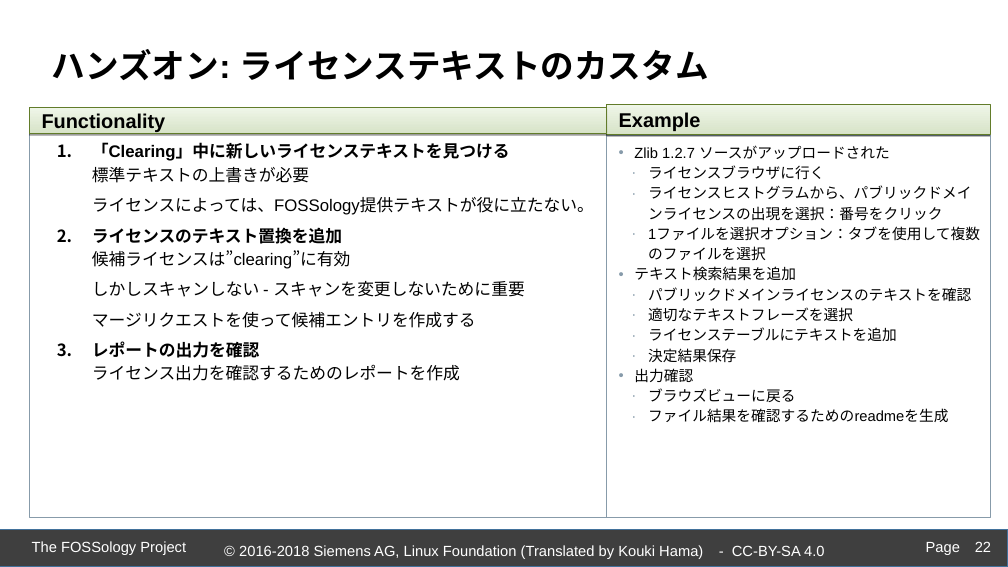
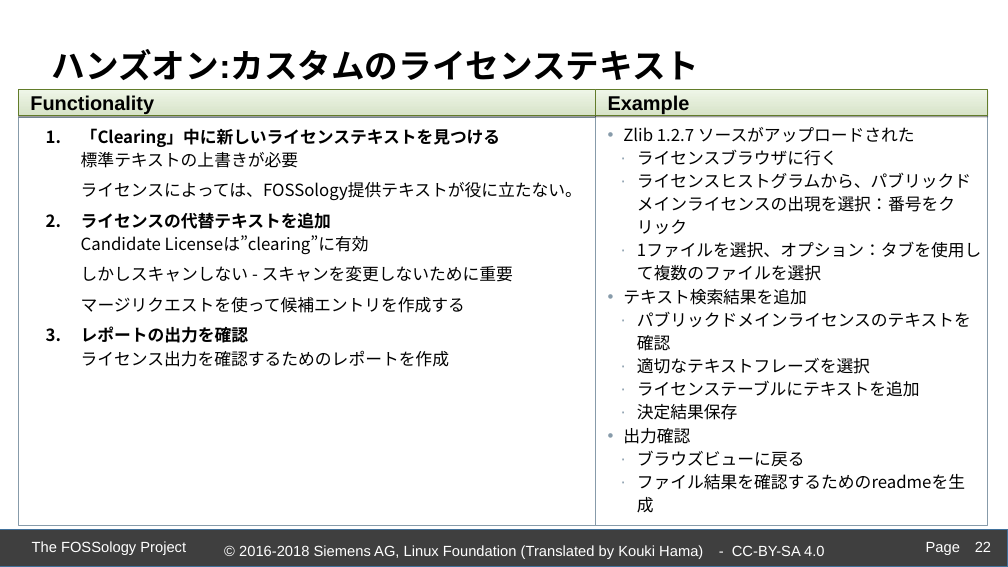
Before and after one commit to fossology/FOSSologySlides, a slide deck: slide 22 of Module-D-JPN-Acceleration-Features.pptx. Drawn at 1008x567 pixels with LibreOffice and Linux fonts; fonts in the diff are those of the drawing; background and template pictures are left out. Boxes give left, top, right and bottom in pixels: in the first picture for what was removed or moved away, otherwise in the second. Text is boxed around its words. In the diff, an @@ line names an element or a change of style, - is before the commit and + after.

```diff
--- a/Module-D-JPN-Acceleration-Features.pptx
+++ b/Module-D-JPN-Acceleration-Features.pptx
@@ text at box(52, 49, 700, 80): text changed @@
-ハンズオン: ライセンステキストのカスタム
+ハンズオン:カスタムのライセンステキスト
@@ rectangle "Functionality": place and size @@
-rectangle "Functionality" at box(29, 108, 606, 134)
+rectangle "Functionality" at box(18, 89, 595, 115)
@@ rectangle "Example": place and size @@
-rectangle "Example" at box(607, 105, 991, 135)
+rectangle "Example" at box(596, 89, 988, 115)
@@ rectangle "「Clearing」中に新しいライセンステキストを見つける 標準テキストの上書きが必要": place and size @@
-rectangle "「Clearing」中に新しいライセンステキストを見つける 標準テキストの上書きが必要" at box(29, 132, 606, 518)
+rectangle "「Clearing」中に新しいライセンステキストを見つける 標準テキストの上書きが必要" at box(18, 117, 595, 526)
@@ rectangle "Zlib 1.2.7 ソースがアップロードされた": place and size @@
-rectangle "Zlib 1.2.7 ソースがアップロードされた" at box(607, 135, 991, 518)
+rectangle "Zlib 1.2.7 ソースがアップロードされた" at box(596, 115, 988, 525)
@@ text in rectangle at box(81, 128, 582, 367): font Arial to Noto Sans CJK JP in "「Clearing」中に新しいライセンステキストを見つける 標準テキストの上書きが必要", "ライセンスによっては、FOSSology提供テキストが役に立たない。", "しかしスキャンしない - スキャンを変更しないために重要", "マージリクエストを使って候補エントリを作成する" and 1 more places @@
@@ text in rectangle at box(623, 127, 971, 490): size 14 to 16 pt, font Arial to Noto Sans CJK JP in "Zlib 1.2.7 ソースがアップロードされた", "ライセンスブラウザに行く", "ライセンスヒストグラムから、パブリックドメインライセンスの出現を選択：番号をクリック", "テキスト検索結果を追加" and 7 more places @@
@@ text in rectangle at box(81, 212, 369, 255): text changed; font Arial to Noto Sans CJK JP @@
-1. ライセンスのテキスト置換を追加
-   候補ライセンスは”clearing”に有効
+1. ライセンスの代替テキストを追加
+   Candidate Licenseは”clearing”に有効
@@ text in rectangle at box(637, 242, 981, 281): text changed; size 14 to 16 pt; font Arial to Noto Sans CJK JP @@
-    ∙ 1ファイルを選択オプション：タブを使用して複数のファイルを選択
+    ∙ 1ファイルを選択、オプション：タブを使用して複数のファイルを選択
```
Also in this commit, not shown: 15 other slides changed.
